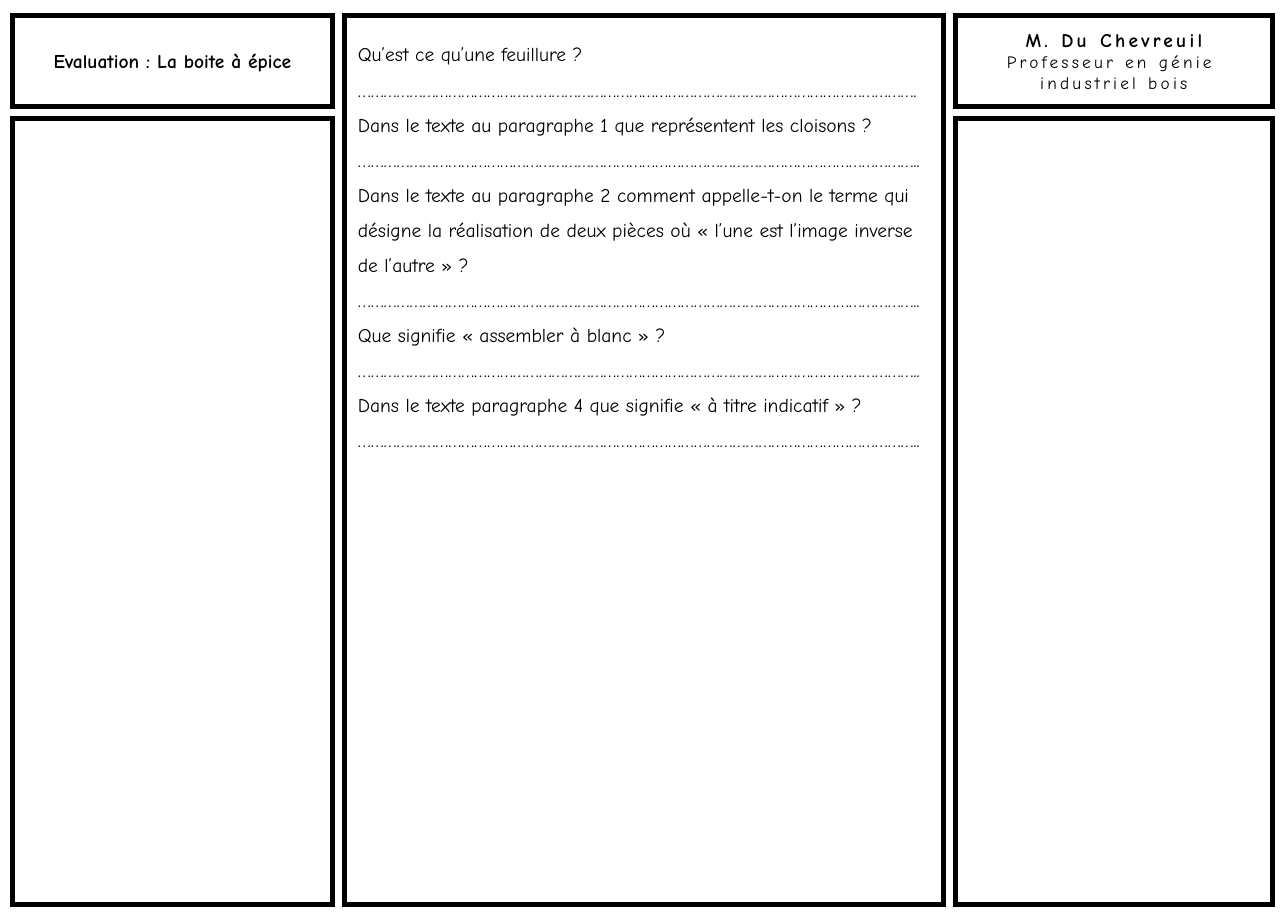
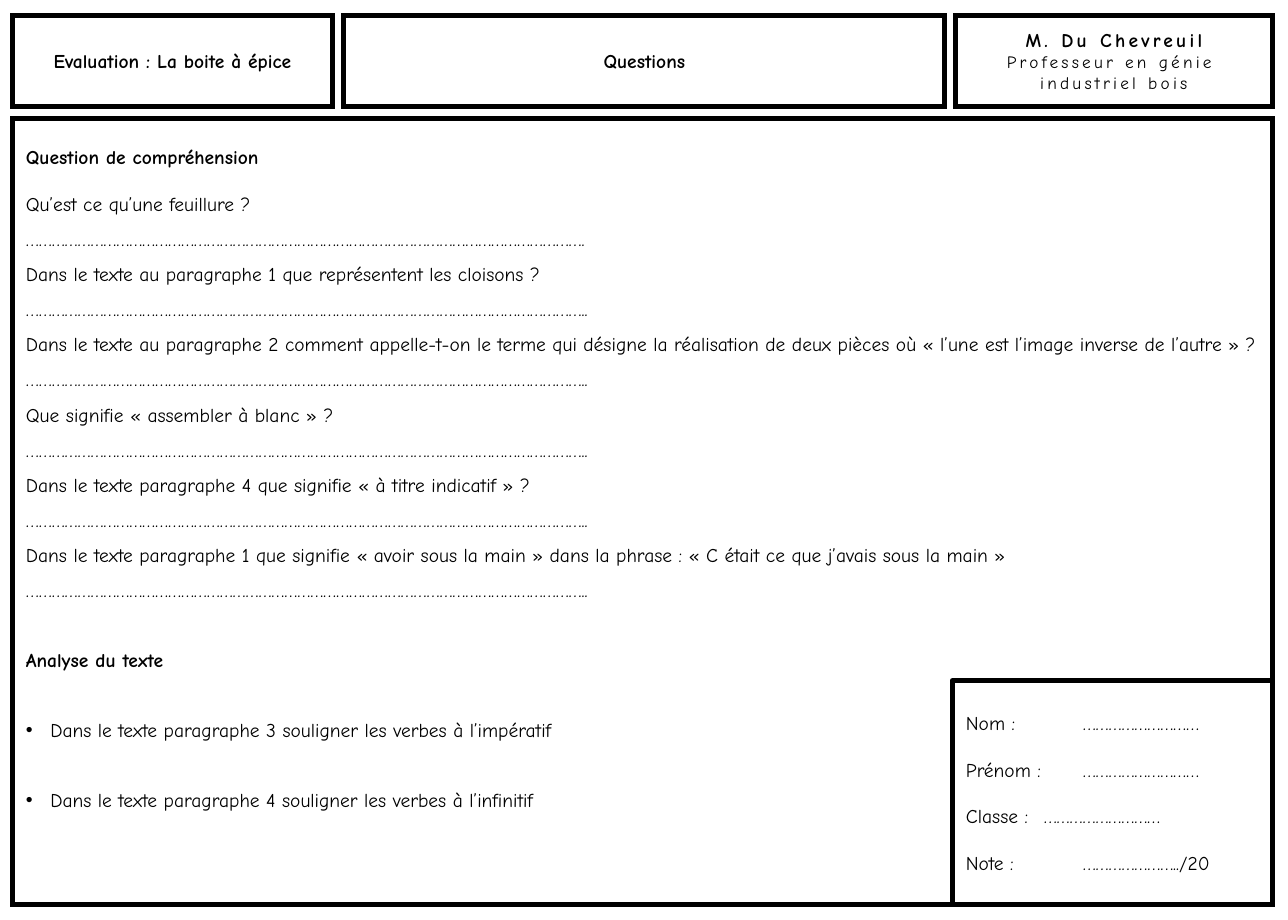
Before and after one commit to kduchevreuil/Cours-Menuiserie, a slide deck: slide 1 of Dossier Co-FR/La boite à épice - interrogation.pptx. Drawn at 1288x920 pixels with LibreOffice and Linux fonts; fonts in the diff are those of the drawing. Boxes give left, top, right and bottom in pixels: in the first picture for what was removed or moved away, otherwise in the second. Text is boxed around its words. In the diff, an @@ line names an element or a change of style, - is before the commit and + after.

```diff
--- a/Dossier Co-FR/La boite à épice - interrogation.pptx
+++ b/Dossier Co-FR/La boite à épice - interrogation.pptx
@@ rectangle added at (344, 16, 945, 107), fill #FFFFFF, outline #000000 4.5 pt, 18 pt, text #000000, bold @@
+Questions
@@ rectangle "Question de compréhension": place and size @@
-rectangle "Question de compréhension" at (344, 16, 944, 905)
+rectangle "Question de compréhension" at (12, 118, 1273, 905)
@@ rectangle removed at (12, 118, 333, 905) @@
@@ rectangle removed at (955, 118, 1272, 905) @@
@@ text in rectangle at (26, 149, 259, 168): paragraph added @@
+Question de compréhension
@@ text in rectangle at (26, 547, 988, 811): paragraphs added @@
+Dans le texte paragraphe 1 que signifie « avoir sous la main » dans la phrase : « C était ce que j’avais sous la main »
+…………………………………………………………………………………………………………………..
+Analyse du texte
+• Dans le texte paragraphe 3 souligner les verbes à l’impératif
+• Dans le texte paragraphe 4 souligner les verbes à l’infinitif
@@ rectangle added at (952, 681, 1273, 905), fill #FFFFFF, outline #000000 4.5 pt, 18 pt, text #000000 @@
+Nom : ………………………
+Prénom : ………………………
+Classe : ………………………
+Note : …………………../20
```
Also in this commit, not shown: 1 other slide changed, 2 slides added, 1 other file.
